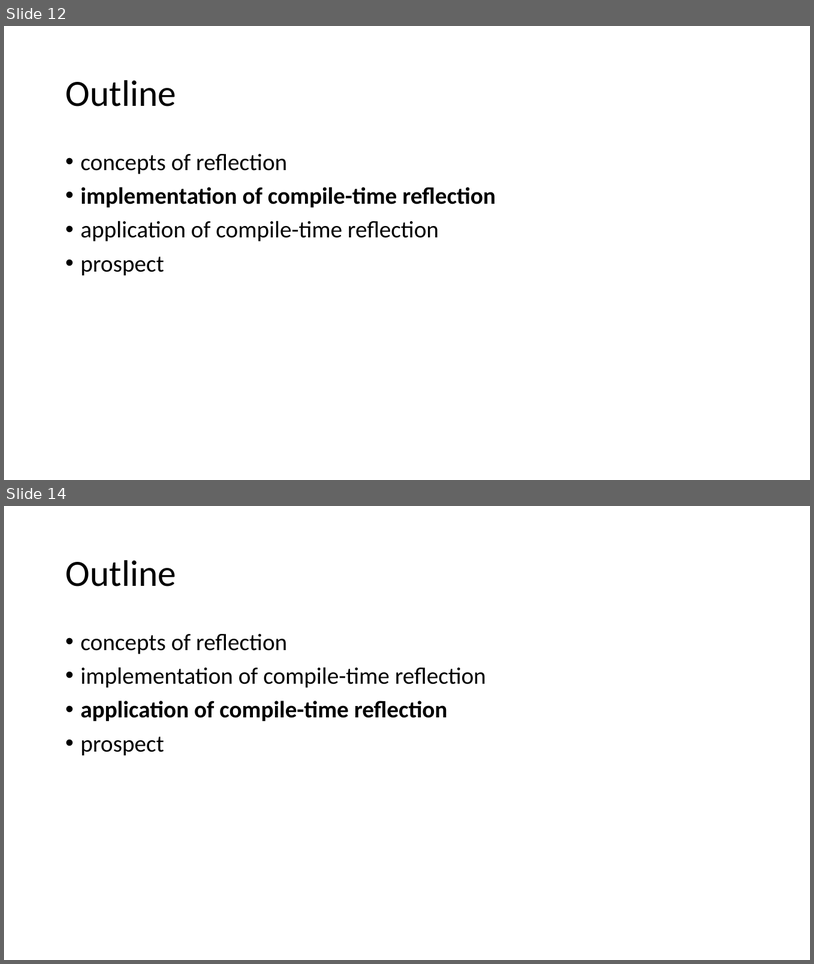
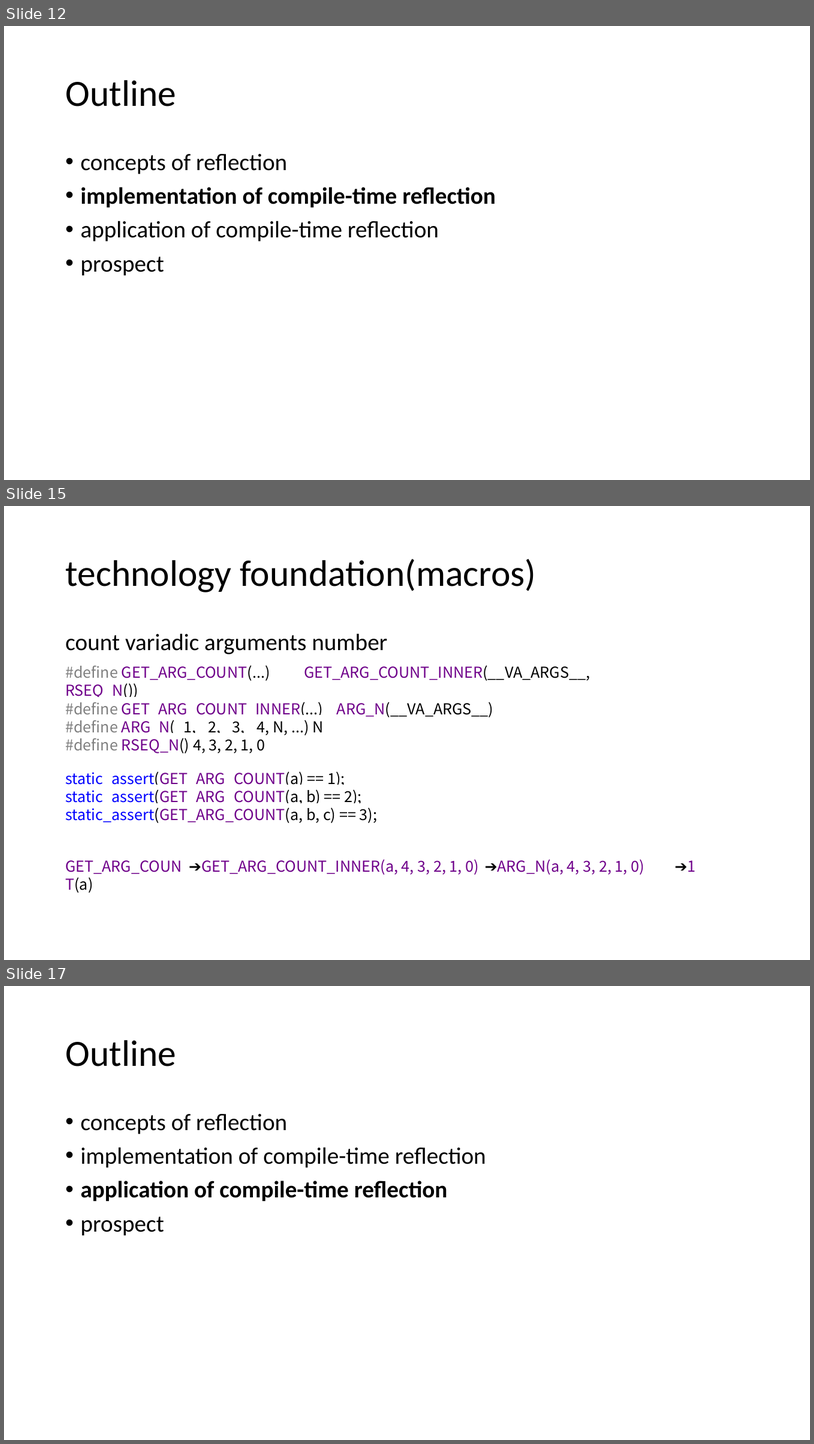
Before and after one commit to qicosmos/cppcon2017, a slide deck: cppcon2017.pptx. Shown one above the other, each under a label of ours: slides 12 and 14 before the commit, slides 12, 15 and 17 after it; the slides between them are not shown. The pictures are 814x964 and 814x1444 pixels, drawn with LibreOffice and Linux fonts; fonts in the diff are those of the drawing. Boxes give left, top, right and bottom in pixels: in the first picture for what was removed or moved away, otherwise in the second. Text is boxed around its words. In the diff, an @@ line names an element or a change of style, - is before the commit and + after.

```diff
--- a/cppcon2017.pptx
+++ b/cppcon2017.pptx
@@ slide 15 added at <box>4,506,810,960</box>, background #FFFFFF @@
@@ title added at <box>65,559,536,592</box>, 44 pt, text #000000 @@
+technology foundation(macros)
@@ text added at <box>65,633,387,654</box>, 28 pt, text #000000 @@
+count variadic arguments number
@@ text added at <box>65,665,590,753</box>, 18 pt, text #6F008A @@
+#define GET_ARG_COUNT(...) GET_ARG_COUNT_INNER(__VA_ARGS__, RSEQ_N())
+#define GET_ARG_COUNT_INNER(...) ARG_N(__VA_ARGS__)
+#define ARG_N(_1, _2, _3, _4, N, ...) N
+#define RSEQ_N() 4, 3, 2, 1, 0
@@ text added at <box>65,771,377,823</box>, 18 pt, text #0000FF @@
+static_assert(GET_ARG_COUNT(a) == 1);
+static_assert(GET_ARG_COUNT(a, b) == 2);
+static_assert(GET_ARG_COUNT(a, b, c) == 3);
@@ text added at <box>65,860,182,892</box>, 18 pt, text #6F008A @@
+GET_ARG_COUNT(a)
@@ text added at <box>189,859,479,874</box>, 18 pt, text #6F008A @@
+➔GET_ARG_COUNT_INNER(a, 4, 3, 2, 1, 0)
@@ text added at <box>485,859,645,874</box>, 18 pt, text #6F008A @@
+➔ARG_N(a, 4, 3, 2, 1, 0)
@@ text added at <box>675,860,696,871</box>, 18 pt, text #000000 @@
+➔1
@@ what was slide 14 is now slide 17 @@
```
Also in this commit, not shown: 2 slides changed, 2 other slides added.
